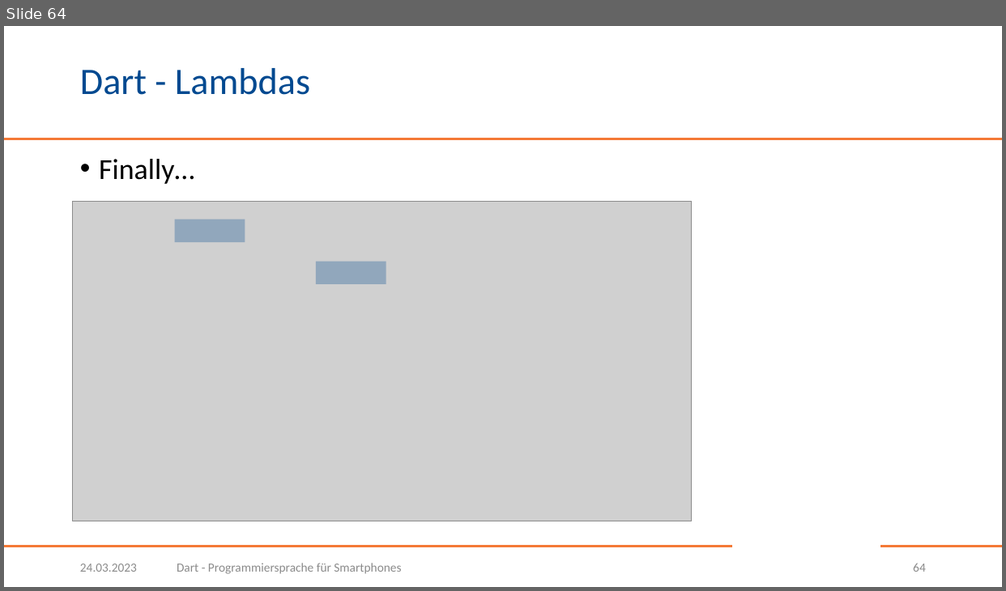
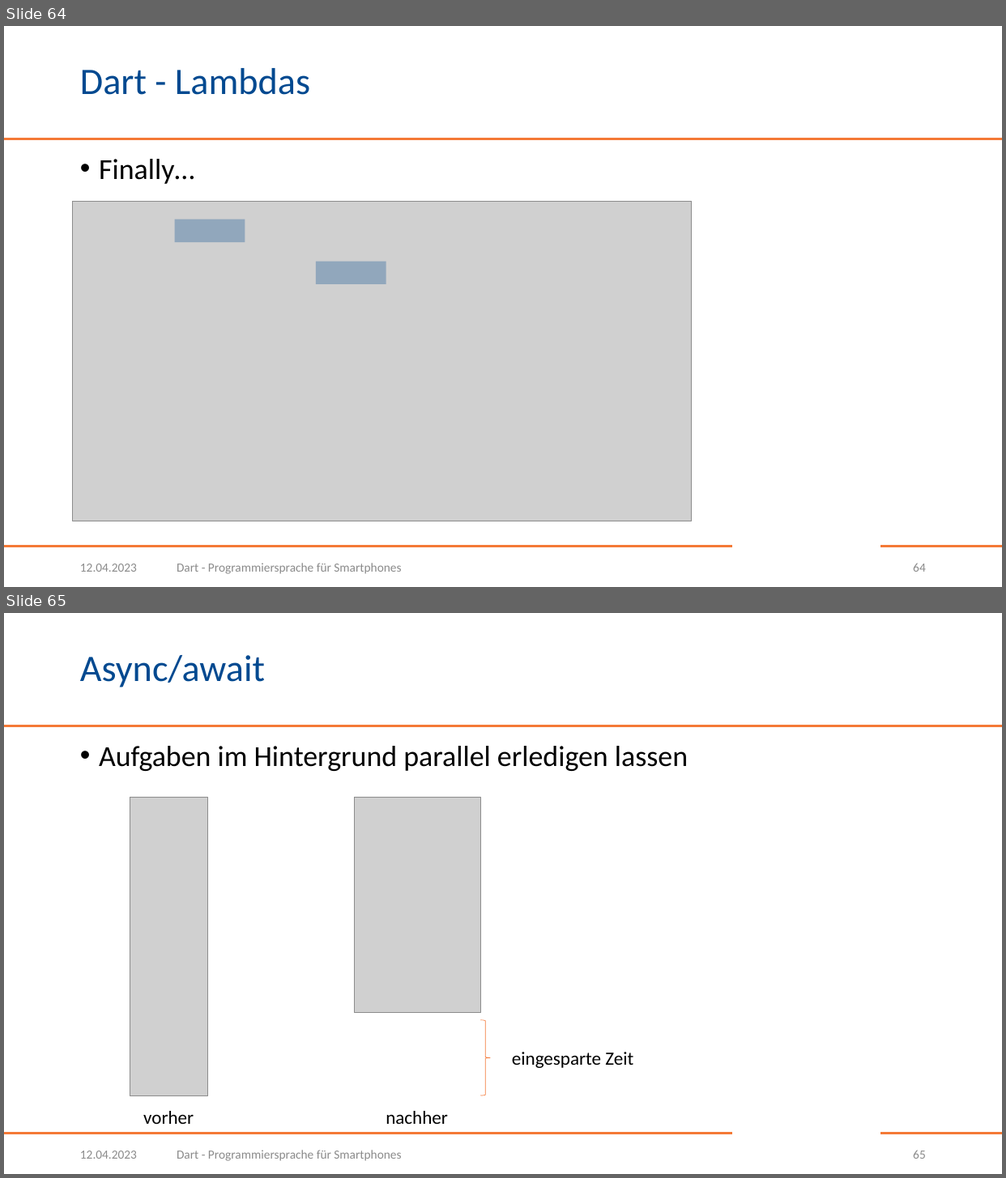
Before and after one commit to BogyMitutoyoCTL/DecisionMakingApp, a slide deck: presentations/Dart.pptx. Shown one above the other, each under a label of ours: slide 64 before the commit, slides 64 and 65 after it. The pictures are 1006x591 and 1006x1178 pixels, drawn with LibreOffice and Linux fonts; fonts in the diff are those of the drawing; grey boxes stand for pictures; background and template pictures are left out. Boxes give left, top, right and bottom in pixels: in the first picture for what was removed or moved away, otherwise in the second. Text is boxed around its words. In the diff, an @@ line names an element or a change of style, - is before the commit and + after.

Commit message:
Async /await

```diff
--- a/presentations/Dart.pptx
+++ b/presentations/Dart.pptx
@@ slide 65 added at (4,613,1002,1174), background #FFFFFF; not listed: 3 template elements that a slide beside it also shows @@
@@ title added at (80,655,265,688), 36 pt, text #004990 @@
+Async/await
@@ text added at (99,746,688,771), 28 pt, text #000000 @@
+• Aufgaben im Hintergrund parallel erledigen lassen
@@ picture added at (130,798,208,1097) @@
@@ picture added at (355,798,480,1013) @@
@@ right brace added at (481,1020,491,1096), outline #F47836 0.5 pt @@
@@ text added at (512,1052,633,1068), 18 pt, text #000000 @@
+eingesparte Zeit
@@ text added at (143,1111,194,1124), 18 pt, text #000000 @@
+vorher
@@ text added at (386,1111,448,1124), 18 pt, text #000000 @@
+nachher
@@ text added at (80,1151,137,1159), 12 pt, text #8C8C8C @@
+12.04.2023
@@ text added at (177,1150,401,1161), 12 pt, text #8C8C8C @@
+Dart - Programmiersprache für Smartphones
@@ page number added at (913,1150,926,1159), 12 pt, text #8C8C8C @@
+65
@@ slide 64 changed as well @@
@@ text at (80,564,137,572): text changed @@
-24.03.2023
+12.04.2023
```
Also in this commit, not shown: 63 other slides changed, 2 other slides added.
